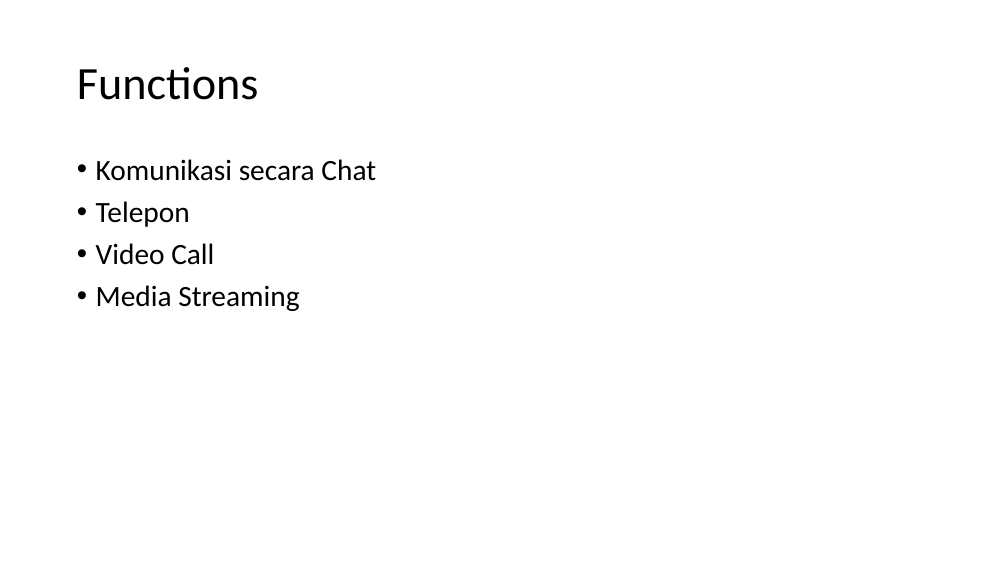
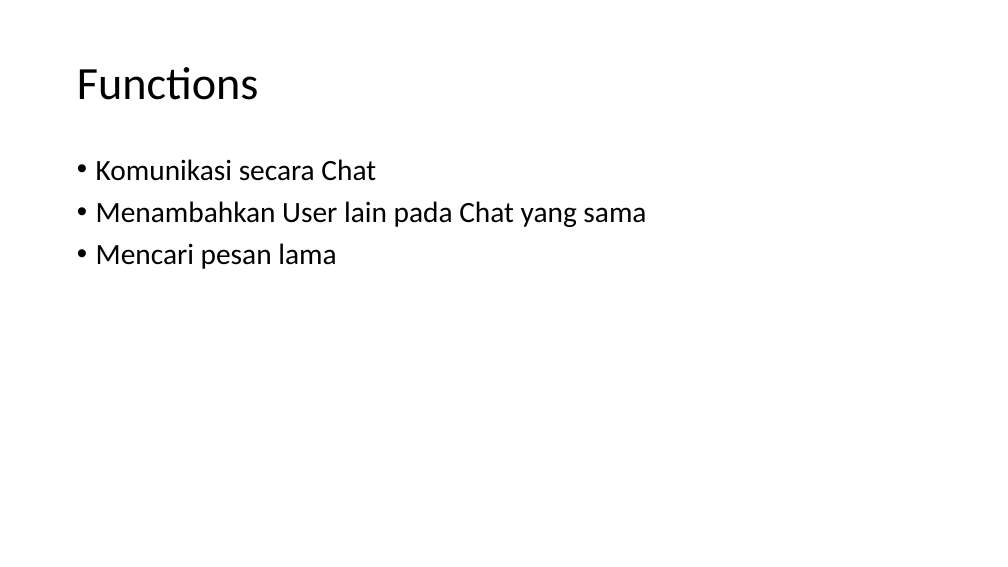
Before and after one commit to F4ckTheJ0b/HCI-2023, a slide deck: slide 8 of Aplikasi Binus Chatting.pptx. Drawn at 1008x567 pixels with LibreOffice and Linux fonts; fonts in the diff are those of the drawing. Boxes give left, top, right and bottom in pixels: in the first picture for what was removed or moved away, otherwise in the second. Text is boxed around its words. In the diff, an @@ line names an element or a change of style, - is before the commit and + after.

```diff
--- a/Aplikasi Binus Chatting.pptx
+++ b/Aplikasi Binus Chatting.pptx
@@ text at (x1=96, y1=201, x2=646, y2=269): text changed @@
-• Telepon
-• Video Call
-• Media Streaming
+• Menambahkan User lain pada Chat yang sama
+• Mencari pesan lama
```
Also in this commit, not shown: 7 other slides changed, 2 slides added, 1 slide removed.
